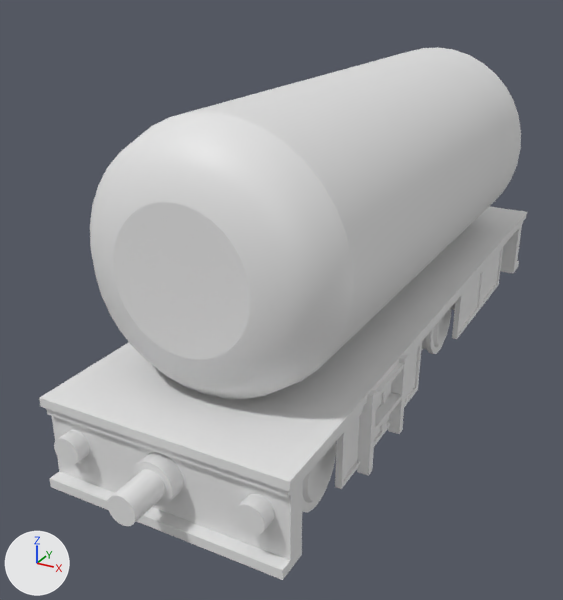
An edit to the FBX model Assets/GEOMETRY/vagon1.fbx, drawn before and after from the same camera.
Both versions are drawn from a 50 mm lens placed at (2.99, -7.23, 3.53), pointed at (-0.42, -1.02, 0.42). Every picture has the same lights, and +X, +Y and +Z are marked at lower left. Where no turn or scale is listed for an object, it has been applied to the vertices.

The older version as bpy lines, for what is in view:
```python
ob_cube = bpy.data.objects.new('Cube', me_mesh_025)
ob_cube.parent = ob_null_1
ob_cube.location = (-77.6, 16.81, -171.7)
ob_cylinder = bpy.data.objects.new('Cylinder', me_mesh)
ob_cylinder.location = (0.02, -0.4, 1.5)
ob_cylinder_10 = bpy.data.objects.new('Cylinder_10', me_mesh_018)
ob_cylinder_10.location = (0.82, -3.63, 0.14)
ob_cylinder_19 = bpy.data.objects.new('Cylinder_19', me_mesh_007)
ob_cylinder_19.parent = ob_null_1
ob_cylinder_19.location = (3.625, 10.86, 291.5)
ob_cylinder_19.rotation_euler = (1.571, 0.0, 1.571)  # degrees (90, 0, 90)
ob_cylinder_20 = bpy.data.objects.new('Cylinder_20', me_mesh_006)
ob_cylinder_20.parent = ob_null_1
ob_cylinder_20.location = (3.625, 10.86, 301.5)
ob_cylinder_20.rotation_euler = (1.571, 0.0, 1.571)  # degrees (90, 0, 90)
ob_null_1 = bpy.data.objects.new('Null_1', None)
ob_null_1.parent = ob_vagon
ob_null_1.location = (-1.812, -73.63, 15.83)
ob_vagon = bpy.data.objects.new('Vagon', None)
ob_vagon.location = (0.0, -0.558, 0.764)
ob_vagon.rotation_euler = (1.571, 0.0, 0.0)  # degrees (90, 0, 0)
ob_vagon.scale = (0.01, 0.01, 0.01)
# also in view: 'Cube_16' at (1.02, 1.0, 0.1); 'Cylinder_8' at (0.73, 0.3, -0.1); 'Cube_4' at (0.02, -2.37, 0.13); 'Cylinder_6' at (0.73, -2.7, -0.1); 'Cube_8' at (0.02, -0.4, 0.11)
```
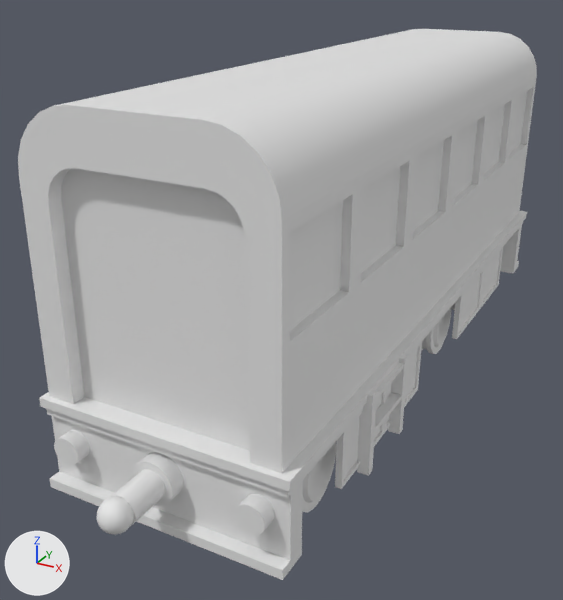
ob_vagon is not drawn itself; it is the parent of ob_null_1.
ob_null_1 is not drawn itself; it is the parent of ob_cylinder_19, ob_symmetry_3, ob_symmetry_7, ob_cube_10, ob_cylinder_5, ob_cylinder_9, ob_symmetry_6, ob_cylinder_7.

Diff of the bpy script that builds the scene:
```diff
--- a/Assets/GEOMETRY/vagon1.fbx.py
+++ b/Assets/GEOMETRY/vagon1.fbx.py
@@ me_mesh_006_1 @@
+me_mesh_006_1.from_pydata(...)  # 294 vertices, 278 faces; spans x -100.0..100.0, y -100.0..130.0, z -280.0..360.0
@@ me_mesh_003_1 @@
+me_mesh_003_1.from_pydata(...)  # a UV sphere (24 segments, 12 rings, poles along z) spanning x -0.124..0.124, y -0.124..0.124, z -0.124..0.124
@@ ob_cylinder_19 @@
 ob_cylinder_19.parent = ob_null_1
-ob_cylinder_19.location = (3.625, 10.86, 291.5)
+ob_cylinder_19.location = (0.0331, -0.148, -18.94)
 ob_cylinder_19.rotation_euler = (1.571, 0.0, 1.571)  # degrees (90, 0, 90)
@@ ob_cylinder @@
-ob_cylinder = bpy.data.objects.new('Cylinder', me_mesh)
-ob_cylinder.location = (0.02, -0.4, 1.5)
@@ ob_vagon @@
 ob_vagon = bpy.data.objects.new('Vagon', None)
-ob_vagon.location = (0.0, -0.558, 0.764)
+ob_vagon.location = (-0.00906, -0.358, 0.714)
 ob_vagon.rotation_euler = (1.571, 0.0, 0.0)  # degrees (90, 0, 0)
@@ ob_null_1 @@
 ob_null_1.parent = ob_vagon
-ob_null_1.location = (-1.812, -73.63, 15.83)
+ob_null_1.location = (-0.906, -68.63, 35.83)
@@ ob_cube @@
-ob_cube = bpy.data.objects.new('Cube', me_mesh_025)
-ob_cube.parent = ob_null_1
-ob_cube.location = (-77.6, 16.81, -171.7)
+ob_cube = bpy.data.objects.new('Cube', me_mesh_006_1)
+ob_cube.parent = ob_vagon
+ob_cube.location = (0.906, 68.63, -35.83)
@@ ob_cylinder_20 @@
 ob_cylinder_20 = bpy.data.objects.new('Cylinder_20', me_mesh_006)
-ob_cylinder_20.parent = ob_null_1
+ob_cylinder_20.parent = ob_null_5
 ob_cylinder_20.location = (3.625, 10.86, 301.5)
@@ ob_null_5 @@
+ob_null_5 = bpy.data.objects.new('Null_5', None)
+ob_null_5.parent = ob_vagon
+ob_null_5.location = (2.686, -57.63, -333.7)
+ob_null_5.rotation_euler = (0.0, -3.142, 0.0)  # degrees (0, -180, 0)
@@ ob_sphere_2 @@
+ob_sphere_2 = bpy.data.objects.new('Sphere_2', me_mesh_003_1)
+ob_sphere_2.location = (0.02, -4.1, 0.14)
```

Changed parts and their boxes [x1, y1, x2, y2] in the pictures (563 x 600 px):
'Cube', reshaped, moved (not visible before): after [18, 29, 537, 473]
'Cylinder', deleted: before [90, 47, 521, 399]
'Cylinder_20', moved (not visible afterwards): before [107, 469, 166, 526]
'Cylinder_19', moved (not visible afterwards): before [132, 453, 183, 506]
'Sphere_2', added: after [97, 496, 134, 535]
'Cylinder_20_2', unchanged, uncovered by the edit: after [111, 469, 166, 525]
